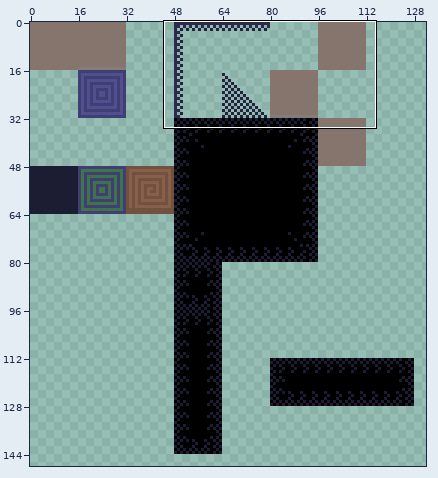
Two states of a pixel-art file, asset_sources/ld_tileset.aseprite. Above: a wide view before the commit, with the close-up outlined.
Close-up. As it was:
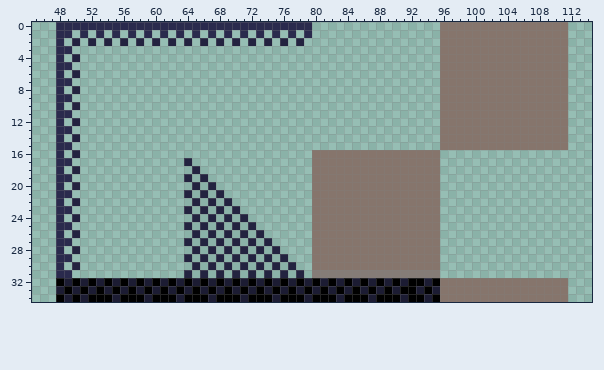
256x256 pixels, 1 frame. Shown: x 45..114, y 0..34. The wide view leaves out empty margins.
Now the later version:
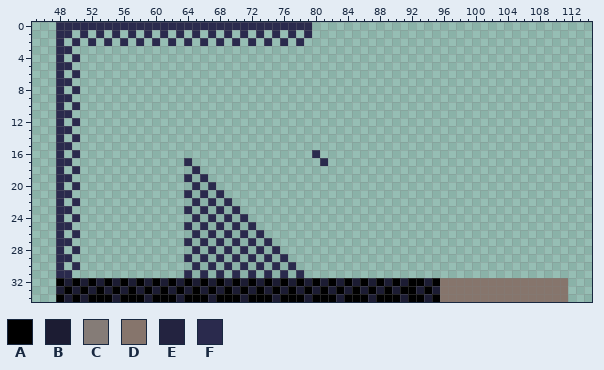
Palette (. is transparent): A #000000  B #1c1c33  C #857c77  D #86756c  E #232340  F #2a2a4d
Change:
Layer "tiles":
y 0..1: x 96..111 DDDDDDDDDDDDDDDD -> ................
y 2: x 50 E -> F; x 52 E -> F; x 54 E -> F; x 56 E -> F; x 58 E -> F; x 60 E -> F; x 62 E -> F; x 64 E -> F; x 66 E -> F; x 68 E -> F; x 70 E -> F; x 72 E -> F; x 74 E -> F; x 76 E -> F; x 78 E -> F; x 96..111 DDDDDDDDDDDDDDDD -> ................
y 3: x 96..111 DDDDDDDDDDDDDDDD -> ................
y 4: x 50 E -> F; x 96..111 DDDDDDDDDDDDDDDD -> ................
y 5: x 96..111 DDDDDDDDDDDDDDDD -> ................
y 6: x 50 E -> F; x 96..111 DDDDDDDDDDDDDDDD -> ................
y 7: x 96..111 DDDDDDDDDDDDDDDD -> ................
y 8: x 50 E -> F; x 96..111 DDDDDDDDDDDDDDDD -> ................
y 9: x 96..111 DDDDDDDDDDDDDDDD -> ................
y 10: x 50 E -> F; x 96..111 DDDDDDDDDDDDDDDD -> ................
y 11: x 96..111 DDDDDDDDDDDDDDDD -> ................
y 12: x 50 E -> F; x 96..111 DDDDDDDDDDDDDDDD -> ................
y 13: x 96..111 DDDDDDDDDDDDDDDD -> ................
y 14: x 50 E -> F; x 96..111 DDDDDDDDDDDDDDDD -> ................
y 15: x 96..111 DDDDDDDDDDDDDDDD -> ................
y 16: x 50 E -> F; x 80..95 DDDDDDDDDDDDDDDD -> F...............
y 17: x 64 E -> F; x 80..95 DDDDDDDDDDDDDDDD -> .F..............
y 18: x 50 E -> F; x 65 E -> F; x 80..95 DDDDDDDDDDDDDDDD -> ................
y 19: x 64 E -> F; x 66 E -> F; x 80..95 DDDDDDDDDDDDDDDD -> ................
y 20: x 50 E -> F; x 65 E -> F; x 67 E -> F; x 80..95 DDDDDDDDDDDDDDDD -> ................
y 21: x 64 E -> F; x 66 E -> F; x 68 E -> F; x 80..95 DDDDDDDDDDDDDDDD -> ................
y 22: x 50 E -> F; x 65 E -> F; x 67 E -> F; x 69 E -> F; x 80..95 DDDDDDDDDDDDDDDD -> ................
y 23: x 64 E -> F; x 66 E -> F; x 68 E -> F; x 70 E -> F; x 80..95 DDDDDDDDDDDDDDDD -> ................
y 24: x 50 E -> F; x 65 E -> F; x 67 E -> F; x 69 E -> F; x 71 E -> F; x 80..95 DDDDDDDDDDDDDDDD -> ................
y 25: x 64 E -> F; x 66 E -> F; x 68 E -> F; x 70 E -> F; x 72 E -> F; x 80..95 DDDDDDDDDDDDDDDD -> ................
y 26: x 50 E -> F; x 65 E -> F; x 67 E -> F; x 69 E -> F; x 71 E -> F; x 73 E -> F; x 80..95 DDDDDDDDDDDDDDDD -> ................
y 27: x 64 E -> F; x 66 E -> F; x 68 E -> F; x 70 E -> F; x 72 E -> F; x 74 E -> F; x 80..95 DDDDDDDDDDDDDDDD -> ................
y 28: x 50 E -> F; x 65 E -> F; x 67 E -> F; x 69 E -> F; x 71 E -> F; x 73 E -> F; x 75 E -> F; x 80..95 DDDDDDDDDDDDDDDD -> ................
y 29: x 64 E -> F; x 66 E -> F; x 68 E -> F; x 70 E -> F; x 72 E -> F; x 74 E -> F; x 76 E -> F; x 80..95 DDDDDDDDDDDDDDDD -> ................
y 30: x 50 E -> F; x 65 E -> F; x 67 E -> F; x 69 E -> F; x 71 E -> F; x 73 E -> F; x 75 E -> F; x 77 E -> F; x 80..95 DDDDDDDDDDDDDDDD -> ................
y 31: x 64 E -> F; x 66 E -> F; x 68 E -> F; x 70 E -> F; x 72 E -> F; x 74 E -> F; x 76 E -> F; x 78 E -> F; x 80..95 CCCCCCCCCCCCCCCC -> ................
Changed places in both close-ups, as pixel boxes (x1, y1, x2, y2):
changed: (72, 22, 568, 278)
